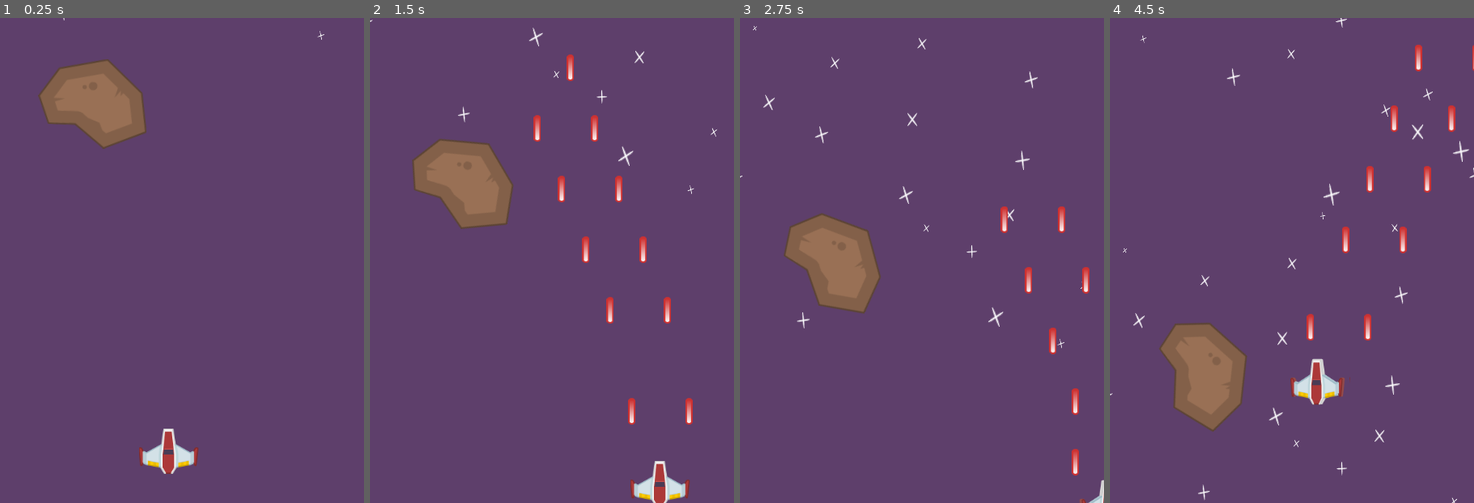
Above: before the commit, frames 1-4 (left to right).
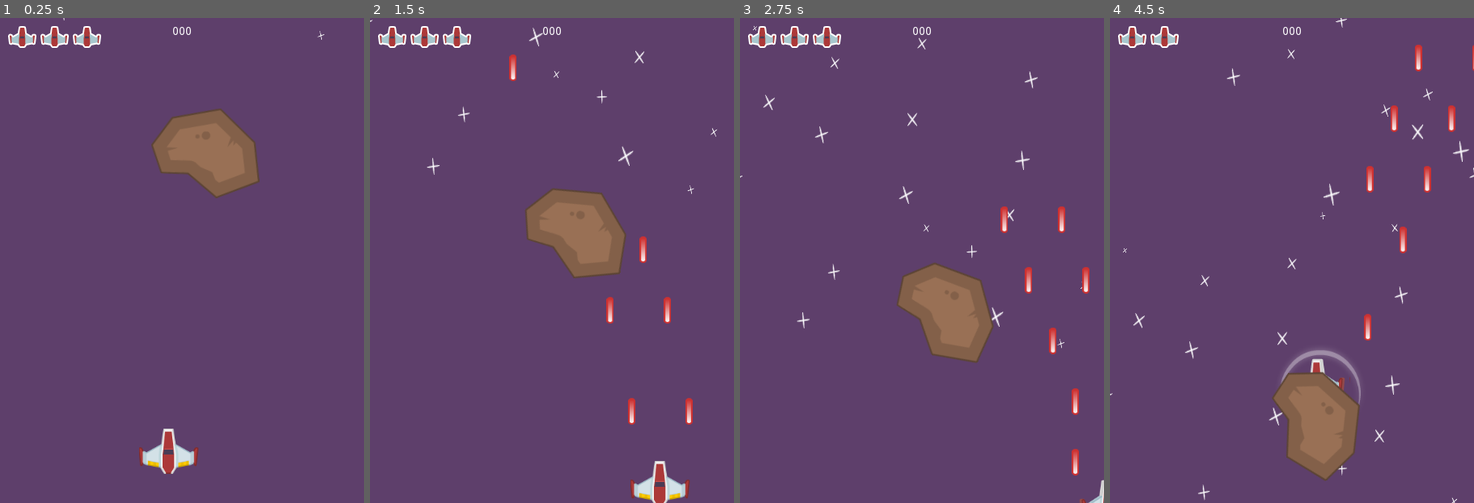
Above: after the commit, the same moments.

Repository: ZacharyRanes/Space_Shooter
Game: Godot game, scene res://MainScenes/Gameplay.tscn
Two runs of this game, one before a commit and one after it. Both use one fixed random seed, a clock stepped at 60 frames per second and the inputs below.
Inputs:
- Up to frame 1 (0.25 s): no input
- Up to frame 2 (1.5 s): hold D (move_right) 0.53-1.28 s; hold Space (shoot) 0.53-1.28 s; hold S (move_down) from 1.28 s (still down); tap Space (shoot) at 1.35 s
- Up to frame 3 (2.75 s): release S (move_down) at 2.03 s; hold D (move_right) from 2.03 s (still down); hold Space (shoot) from 2.03 s (still down)
- Up to frame 4 (4.5 s): release D (move_right) at 2.78 s; release Space (shoot) at 2.78 s; hold W (move_up) 2.78-3.53 s; tap Space (shoot) at 2.85, 4.35 s; hold Space (shoot) 3.53-4.28 s; hold A (move_left) from 3.53 s (still down)

The runs differ from the first frame. In frame 1, 8.1% of the frame differs, in the area x 2-72%, y 1-38%; in frame 2, 8.7%, in the area x 2-71%, y 1-54%; in frame 3, 8.1%; in frame 4, 8.4%.

Commit message:
End of EP18

Diff:
--- /dev/null
+++ b/AutoLoads/Signals.gd
@@ -0,0 +1,3 @@
+extends Node
+
+signal on_player_life_changed(life)
--- /dev/null
+++ b/HUD/HUD.gd
@@ -0,0 +1,22 @@
+extends Control
+
+var pLifeIcon := preload("res://HUD/LifeIcon.tscn")
+
+onready var lifeContainer := $LifeContainer
+
+func _ready():
+	clearLives()
+	Signals.connect("on_player_life_changed", self, "_on_player_life_changed")
+
+func clearLives():
+	for child in lifeContainer.get_children():
+		#lifeContainer.remove_child(child)
+		child.queue_free()
+
+func setLifes(lives: int):
+	clearLives()
+	for i in range(lives):
+		lifeContainer.add_child(pLifeIcon.instance())
+
+func _on_player_life_changed(life: int):
+	setLifes(life)
--- /dev/null
+++ b/HUD/HUD.tscn
@@ -0,0 +1,46 @@
+[gd_scene load_steps=3 format=2]
+
+[ext_resource path="res://HUD/HUD.gd" type="Script" id=1]
+[ext_resource path="res://HUD/LifeIcon.tscn" type="PackedScene" id=2]
+
+[node name="HUD" type="Control"]
+anchor_right = 1.0
+anchor_bottom = 1.0
+script = ExtResource( 1 )
+__meta__ = {
+"_edit_use_anchors_": false
+}
+
+[node name="LifeContainer" type="HBoxContainer" parent="."]
+margin_left = 10.0
+margin_top = 10.0
+margin_right = 40.0
+margin_bottom = 40.0
+custom_constants/separation = 5
+__meta__ = {
+"_edit_use_anchors_": false
+}
+
+[node name="LifeIcon" parent="LifeContainer" instance=ExtResource( 2 )]
+margin_right = 35.0
+margin_bottom = 30.0
+
+[node name="LifeIcon2" parent="LifeContainer" instance=ExtResource( 2 )]
+margin_left = 40.0
+margin_right = 75.0
+margin_bottom = 30.0
+
+[node name="LifeIcon3" parent="LifeContainer" instance=ExtResource( 2 )]
+margin_left = 80.0
+margin_right = 115.0
+margin_bottom = 30.0
+
+[node name="Score" type="Label" parent="."]
+anchor_right = 1.0
+margin_top = 10.0
+margin_bottom = 14.0
+text = "000"
+align = 1
+__meta__ = {
+"_edit_use_anchors_": false
+}
--- /dev/null
+++ b/HUD/LifeIcon.tscn
@@ -0,0 +1,11 @@
+[gd_scene load_steps=2 format=2]
+
+[ext_resource path="res://Textures/life.png" type="Texture" id=1]
+
+[node name="LifeIcon" type="TextureRect"]
+margin_right = 40.0
+margin_bottom = 40.0
+texture = ExtResource( 1 )
+__meta__ = {
+"_edit_use_anchors_": false
+}
--- a/MainScenes/Gameplay.tscn
+++ b/MainScenes/Gameplay.tscn
@@ -1,11 +1,12 @@
-[gd_scene load_steps=5 format=2]
+[gd_scene load_steps=6 format=2]
 
 [ext_resource path="res://Player/Player.tscn" type="PackedScene" id=1]
 [ext_resource path="res://Textures/backgroundColor.png" type="Texture" id=2]
 [ext_resource path="res://Textures/starBig.png" type="Texture" id=3]
 [ext_resource path="res://Meteor/Meteor.tscn" type="PackedScene" id=4]
+[ext_resource path="res://HUD/HUD.tscn" type="PackedScene" id=5]
 
-[node name="Gameplay" type="Node2D"]
+[node name="Gameplay" type="Node"]
 
 [node name="Background" type="Sprite" parent="."]
 scale = Vector2( 3, 4 )
@@ -29,8 +30,10 @@
 scale_amount = 0.1
 scale_amount_random = 0.25
 
+[node name="HUD" parent="." instance=ExtResource( 5 )]
+
 [node name="Player" parent="." instance=ExtResource( 1 )]
 position = Vector2( 208.97, 537.278 )
 
 [node name="Meteor" parent="." instance=ExtResource( 4 )]
-position = Vector2( 115.036, 85.8047 )
+position = Vector2( 254.55, 146.94 )
--- a/Meteor/MeteorEffect.tscn
+++ b/Meteor/MeteorEffect.tscn
@@ -9,7 +9,6 @@
 [node name="MeteorEffect" type="CPUParticles2D"]
 emitting = false
 amount = 10
-lifetime = 5.0
 one_shot = true
 explosiveness = 1.0
 texture = ExtResource( 1 )
@@ -17,7 +16,7 @@
 emission_sphere_radius = 18.0
 spread = 180.0
 gravity = Vector2( 0, 0 )
-initial_velocity = 40.0
+initial_velocity = 80.0
 initial_velocity_random = 0.5
 angular_velocity = 100.0
 angular_velocity_random = 0.4
--- a/Player/Player.gd
+++ b/Player/Player.gd
@@ -17,6 +17,7 @@
 
 func _ready():
 	shieldSprite.visible = false
+	Signals.emit_signal("on_player_life_changed", life)
 
 func _process(delta):
 	if vel.x < 0:
@@ -59,7 +60,7 @@
 	invincibilityTimer.start(damageInvincibilityTimer)
 	shieldSprite.visible = true
 	life -= amount
-	print("Player life = %s" %life)
+	Signals.emit_signal("on_player_life_changed", life)
 	if life <= 0:
 		print("PLAYER DIED")
 		queue_free()
--- a/project.godot
+++ b/project.godot
@@ -23,6 +23,10 @@
 config/name="Space Shooter"
 run/main_scene="res://MainScenes/Gameplay.tscn"
 config/icon="res://icon.png"
+
+[autoload]
+
+Signals="*res://AutoLoads/Signals.gd"
 
 [display]
 
